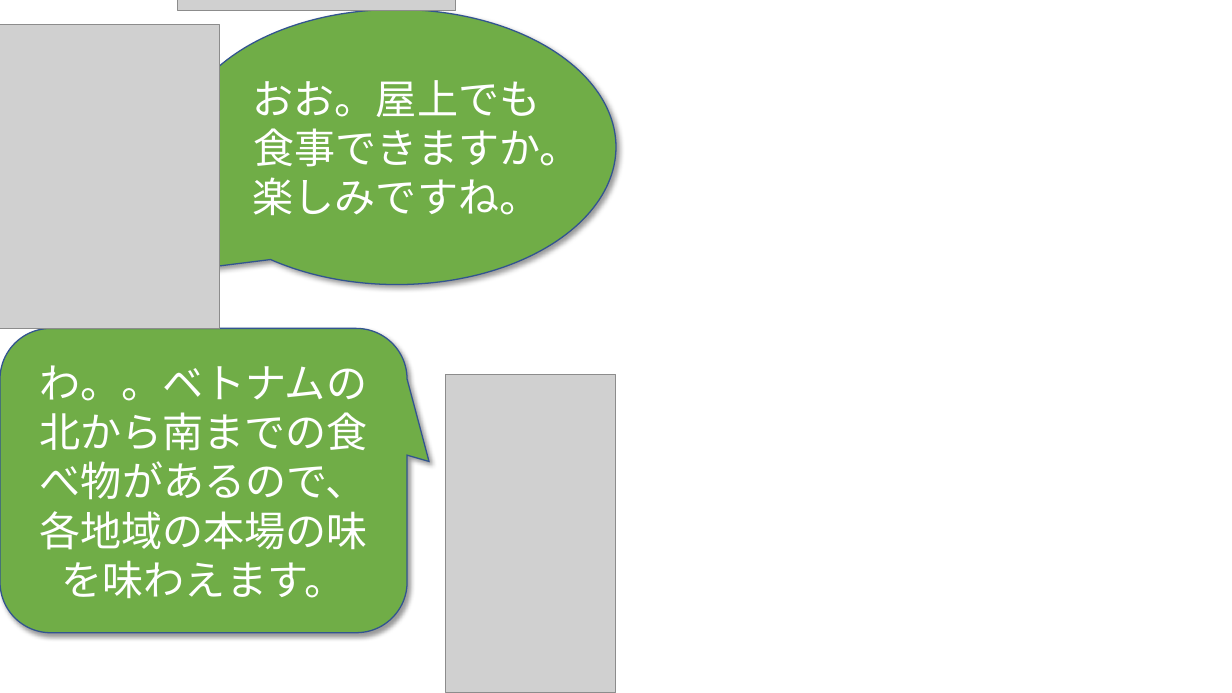
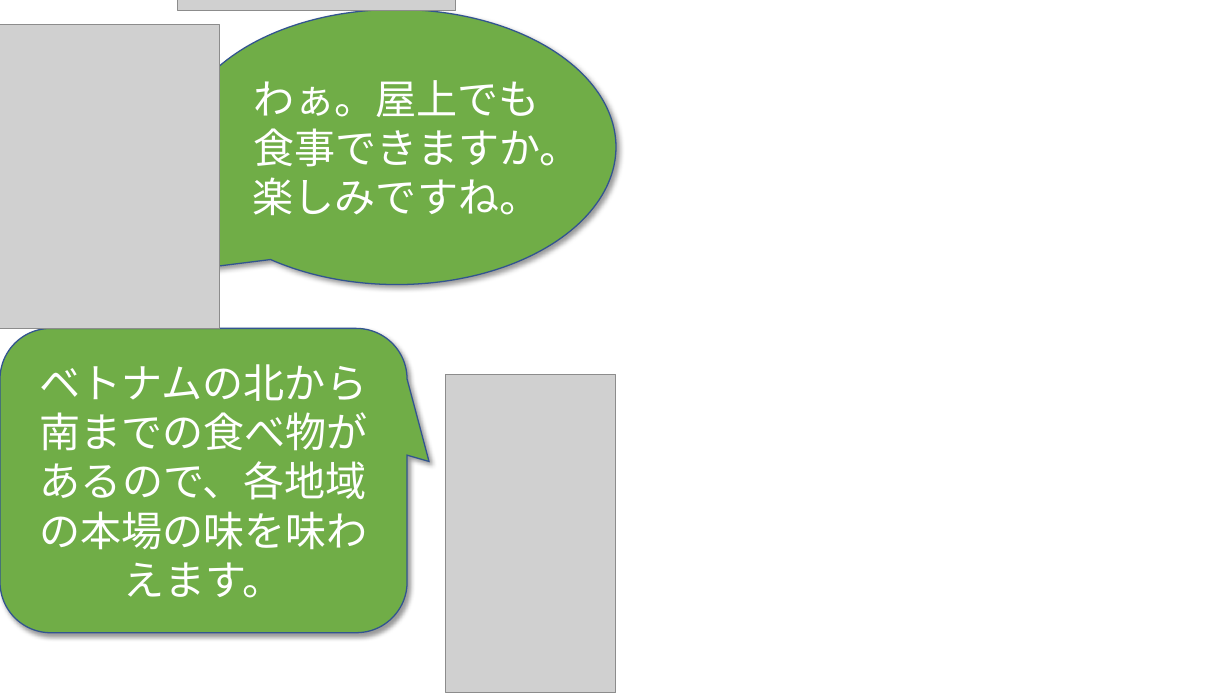
Before and after one commit to phuchung97/phuchung97.github.io, a slide deck: slide 16 of design/story.pptx. Drawn at 1232x693 pixels with LibreOffice and Linux fonts; fonts in the diff are those of the drawing; grey boxes stand for pictures; background and template pictures are left out. Boxes give left, top, right and bottom in pixels: in the first picture for what was removed or moved away, otherwise in the second. Text is boxed around its words. In the diff, an @@ line names an element or a change of style, - is before the commit and + after.

```diff
--- a/design/story.pptx
+++ b/design/story.pptx
@@ text in speech bubble at bbox=[253, 80, 581, 215]: text changed @@
-おお。屋上でも食事できますか。楽しみですね。
+わぁ。屋上でも食事できますか。楽しみですね。
@@ text in rounded speech box at bbox=[39, 364, 368, 598]: text changed @@
-わ。。ベトナムの北から南までの食べ物があるので、各地域の本場の味を味わえます。
+ベトナムの北から南までの食べ物があるので、各地域の本場の味を味わえます。
```
Also in this commit, not shown: 16 other slides changed, 24 other files.
